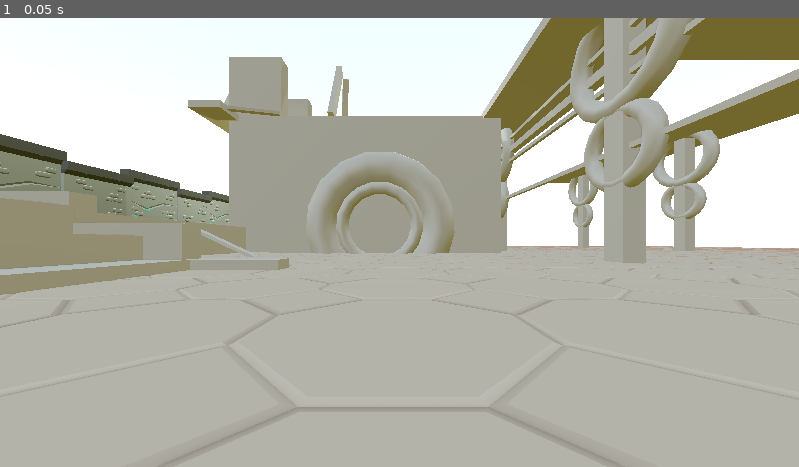
Above: before the commit, frame 1.
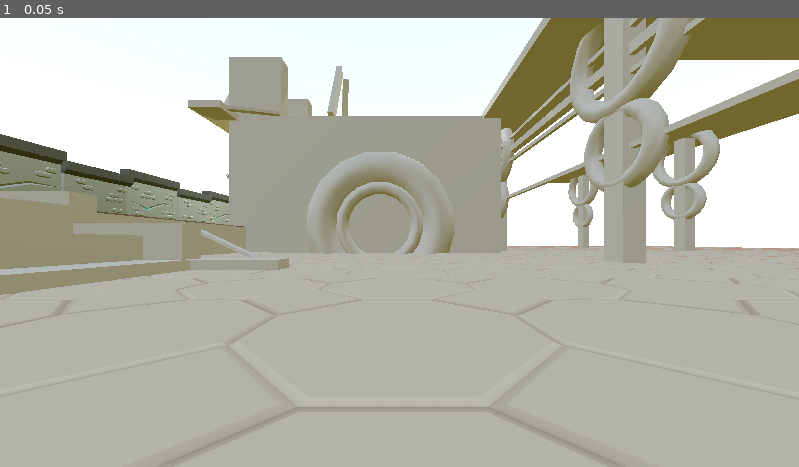
Above: after the commit, the same moment.

Repository: SugarCooki3z/brione-nicholas-game-name
Game: Godot game, scene res://Scenes/node_3d.tscn
Two runs of this game, one before a commit and one after it. Both use one fixed random seed, a clock stepped at 60 frames per second and the inputs below.
Inputs:
- Up to frame 1 (0.05 s): no input

The runs differ from the first frame. In frame 1, less than 0.1% of the frame differs, in the area x 12-31%, y 34-47%.

Commit message:
Update node_3d.tscn

Diff:
--- a/Scenes/node_3d.tscn
+++ b/Scenes/node_3d.tscn
@@ -4,6 +4,8 @@
 [ext_resource type="PackedScene" uid="uid://ctentrxomlaj6" path="res://Collsions/basic_wall_01.tscn" id="2_wosnj"]
 [ext_resource type="PackedScene" uid="uid://df2daml8opqy5" path="res://Collsions/flowerwindow.tscn" id="3_t3l2h"]
 [ext_resource type="PackedScene" uid="uid://xrvntm8mxn33" path="res://brackeys_3d_game_assets/brackeys_3d_game_assets/dungeon_assets/building/floor_stone.glb" id="4_a8auw"]
+[ext_resource type="PackedScene" uid="uid://dbpnehpannlaa" path="res://brackeys_3d_game_assets/brackeys_3d_game_assets/dungeon_assets/building/floor_wood.glb" id="6_a8auw"]
+[ext_resource type="PackedScene" uid="uid://c3fccqdm7ysxf" path="res://brackeys_3d_game_assets/brackeys_3d_game_assets/dungeon_assets/props/torch_mounted.glb" id="23_0hp1g"]
 
 [sub_resource type="ProceduralSkyMaterial" id="ProceduralSkyMaterial_vkdvt"]
 sky_top_color = Color(0.37884232, 0.47153312, 0.44730216, 1)
@@ -89,8 +91,8 @@
 size = Vector3(29, 20, 2)
 
 [node name="CSGBox3D6" type="CSGBox3D" parent="." unique_id=608648876]
-transform = Transform3D(0.48999998, 0, 0, 0, 0.616, 0, 0, 0, 0.56, -26.325731, 3.4623394, -14.081609)
-size = Vector3(25.887817, 22.04152, 285)
+transform = Transform3D(0.48999998, 0, 0, 0, 0.616, 0, 0, 0, 0.56, -27.117899, 3.4623394, -14.081609)
+size = Vector3(29.121155, 22.04152, 285)
 
 [node name="CSGBox3D8" type="CSGBox3D" parent="." unique_id=604951382]
 transform = Transform3D(0.48999998, 0, 0, 0, 0.4928, 0, 0, 0, 0.56, 26.381132, 28.829983, -24.62153)
@@ -1784,3 +1786,18 @@
 
 [node name="floor_stone259" parent="." unique_id=1807512703 instance=ExtResource("4_a8auw")]
 transform = Transform3D(2.8050003, 0, 0, 0, 1, 0, 0, 0, 2.85, 116.29032, 5.949198, 18.276085)
+
+[node name="torch_mounted2" parent="." unique_id=202088307 instance=ExtResource("23_0hp1g")]
+transform = Transform3D(0.1246847, 0, -2.2641728, 0, 1.8, 0, 2.293341, 0, 0.12309888, -22.74173, 18.34562, -48.99487)
+
+[node name="torch_mounted3" parent="." unique_id=65514831 instance=ExtResource("23_0hp1g")]
+transform = Transform3D(0.1246847, 0, -2.2641728, 0, 1.8, 0, 2.293341, 0, 0.12309888, -22.74173, 18.34562, -63.592533)
+
+[node name="floor_wood" parent="." unique_id=40315963 instance=ExtResource("6_a8auw")]
+transform = Transform3D(3.0602965, 0, 0, 0, 28.223005, 0, 0, 0, 11.2, -26.114525, 8.976115, 43.531662)
+
+[node name="floor_wood2" parent="." unique_id=432579341 instance=ExtResource("6_a8auw")]
+transform = Transform3D(3.0602965, 0, 0, 0, 28.223005, 0, 0, 0, 11.2, -26.114525, 8.976115, -0.468338)
+
+[node name="floor_wood3" parent="." unique_id=702354598 instance=ExtResource("6_a8auw")]
+transform = Transform3D(3.0602965, 0, 0, 0, 28.223005, 0, 0, 0, 11.2, -26.114525, 8.976115, -44.468338)
